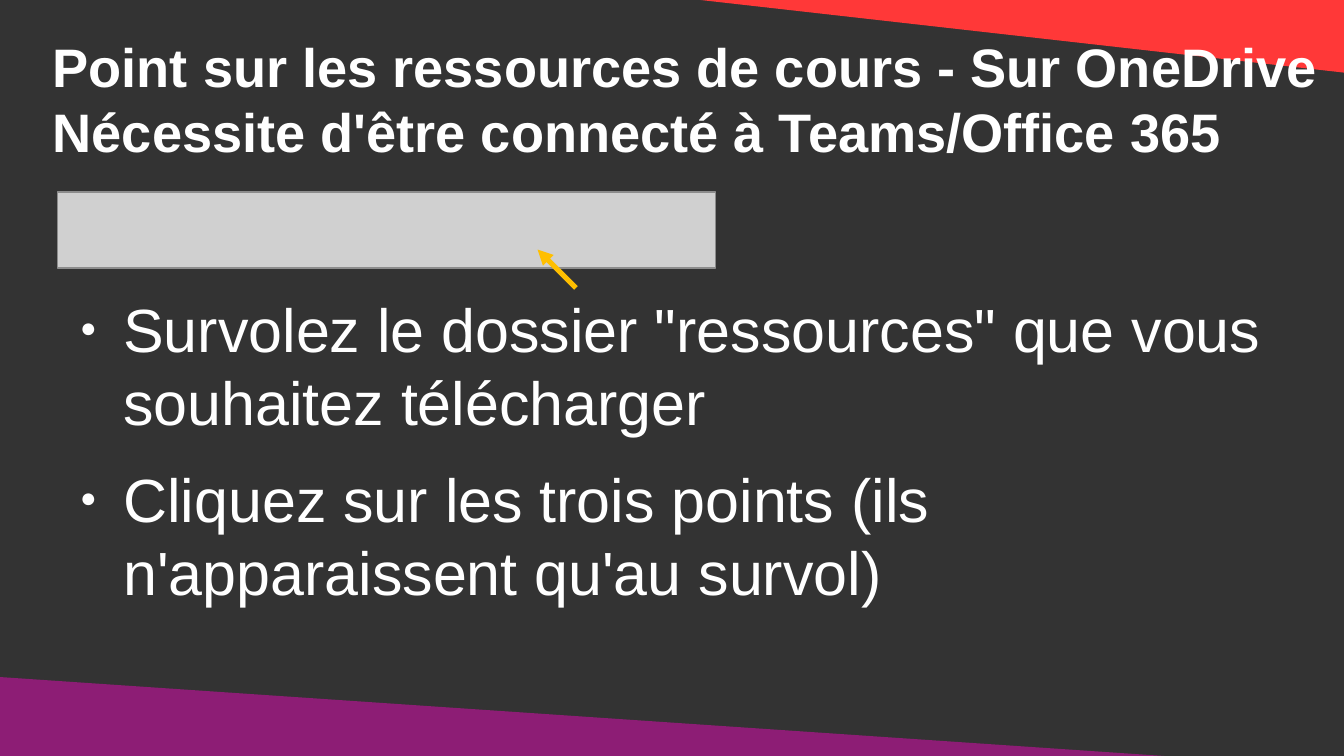
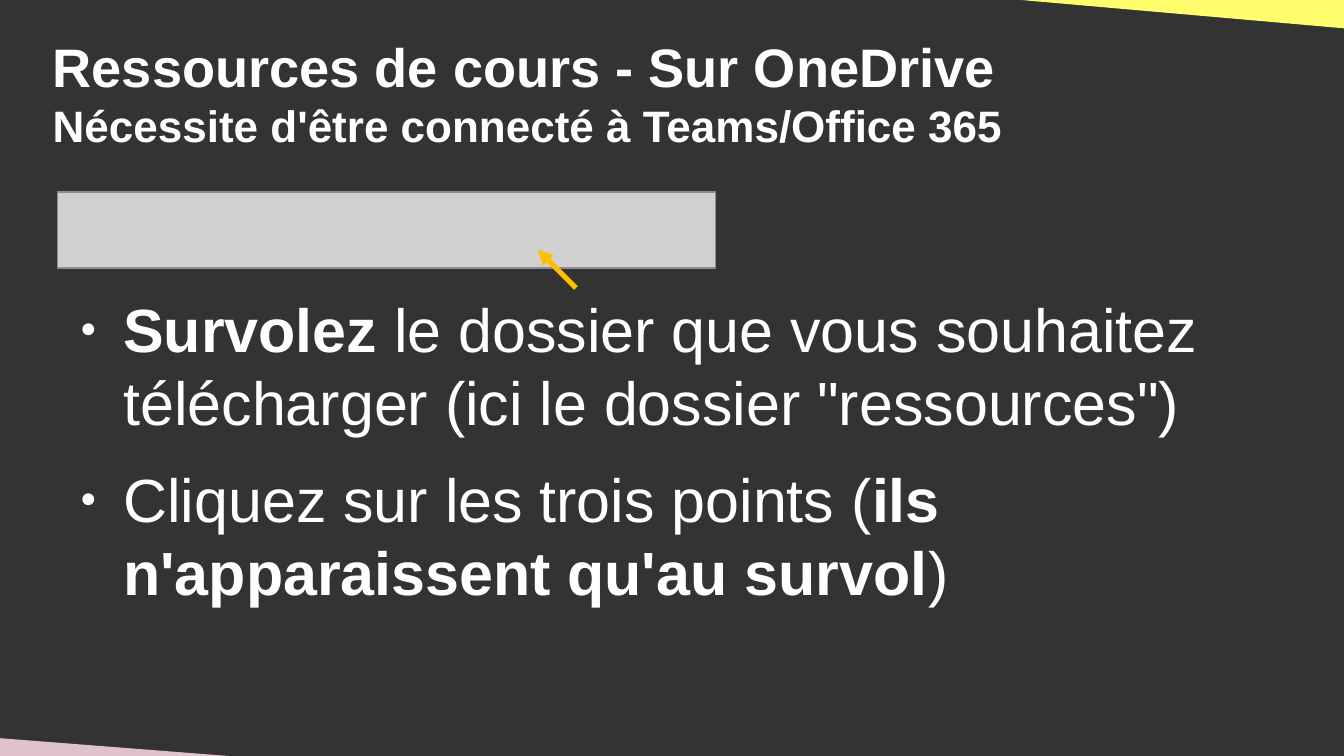
Before and after one commit to DanYellow/cours, a slide deck: slide 4 of didacticiels-generaux/ressources-archives.odp (slide 3 before the commit). Drawn at 1344x756 pixels with LibreOffice and Linux fonts; fonts in the diff are those of the drawing; grey boxes stand for pictures. Boxes give left, top, right and bottom in pixels: in the first picture for what was removed or moved away, otherwise in the second. Text is boxed around its words. In the diff, an @@ line names an element or a change of style, - is before the commit and + after.

```diff
--- a/didacticiels-generaux/ressources-archives.odp
+++ b/didacticiels-generaux/ressources-archives.odp
@@ right triangle removed at (x1=653, y1=0, x2=1344, y2=74) @@
@@ right triangle added at (x1=960, y1=0, x2=1344, y2=29), fill #FFFF6D @@
@@ title at (x1=53, y1=47, x2=1001, y2=143): text changed; size 32 to 26 pt @@
-Point sur les ressources de cours - Sur OneDrive Nécessite d'être connecté à Teams/Office 365
+Ressources de cours - Sur OneDrive
+Nécessite d'être connecté à Teams/Office 365
@@ text at (x1=123, y1=308, x2=1197, y2=436): text changed @@
-● Survolez le dossier "ressources" que vous souhaitez télécharger
+● Survolez le dossier que vous souhaitez télécharger (ici le dossier "ressources")
@@ text at (x1=123, y1=478, x2=948, y2=607): bold on in "(ils n'apparaissent qu'au survol)" @@
@@ right triangle removed at (x1=0, y1=677, x2=1256, y2=756) @@
@@ right triangle added at (x1=0, y1=737, x2=288, y2=756), fill #E0C2CD @@
```
Also in this commit, not shown: 5 other slides changed, 2 slides added, 5 other files.
